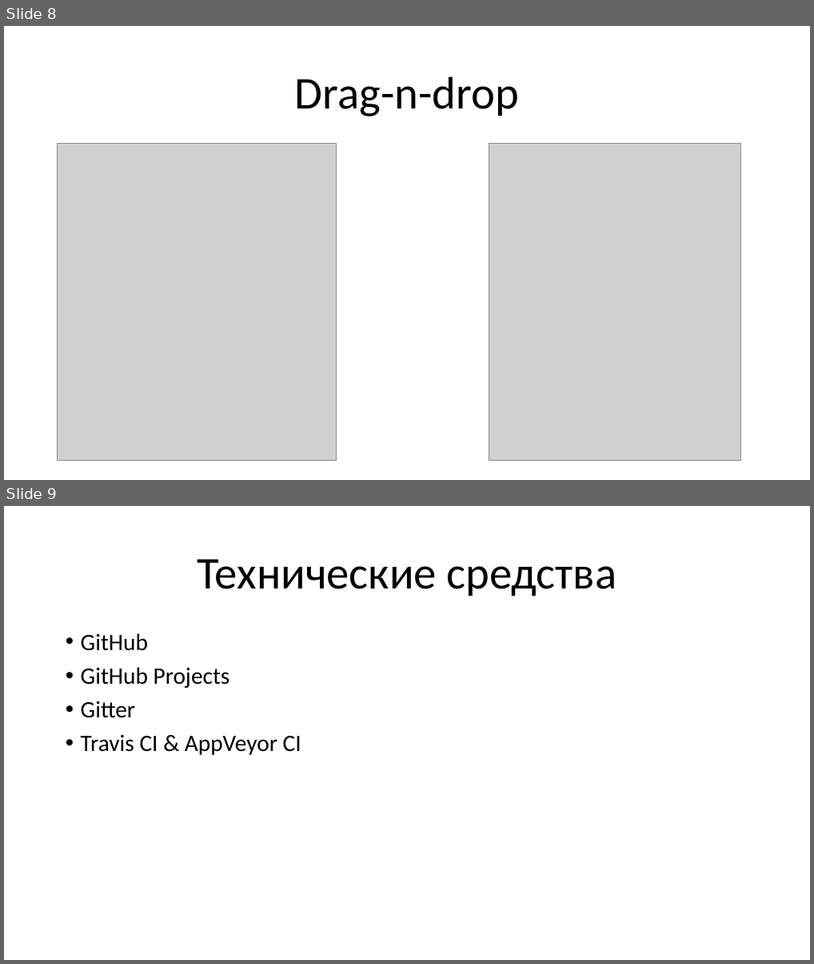
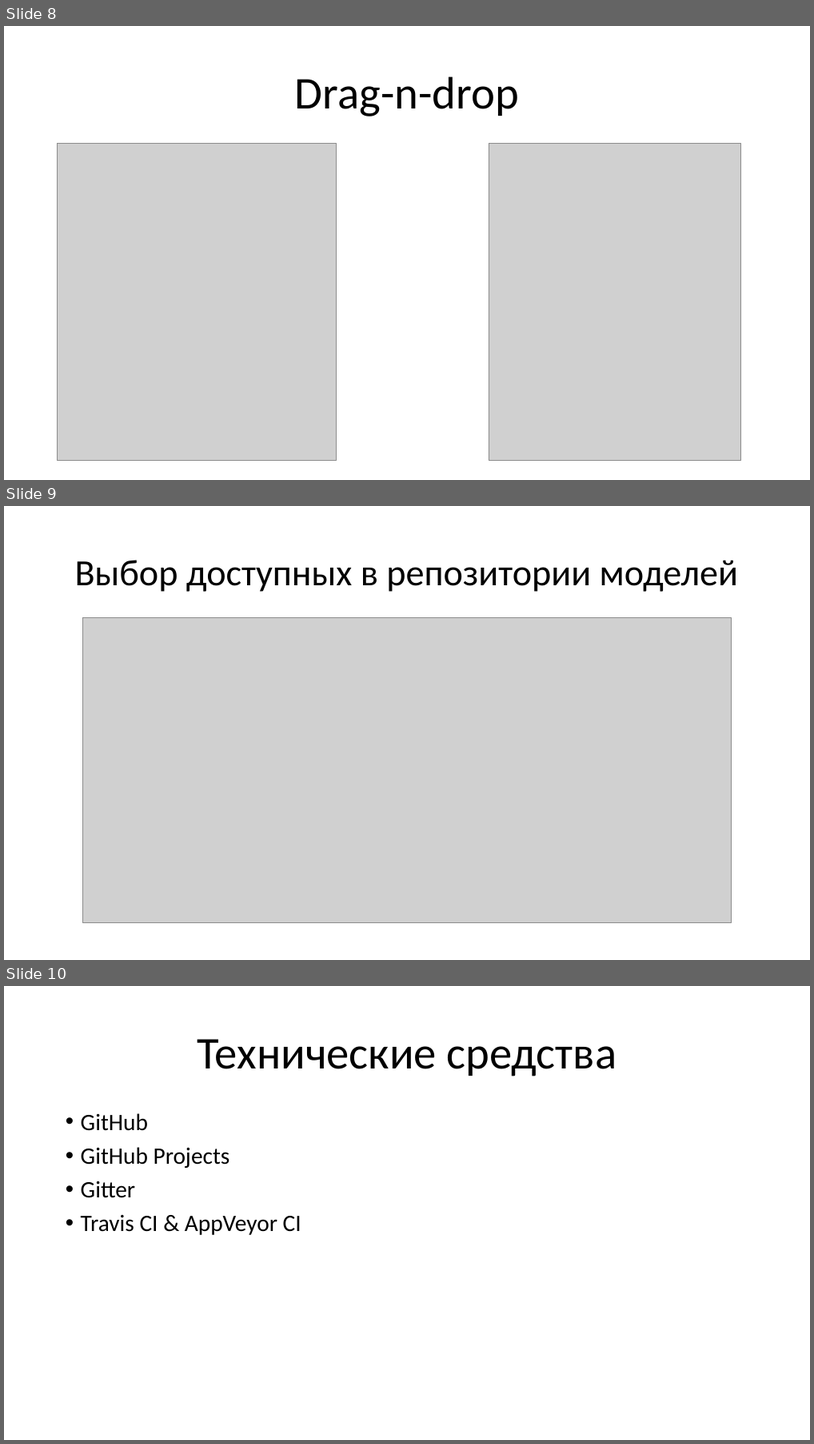
Before and after one commit to RexTremendaeMajestatis/Presentations, a slide deck: REAL.NET.pptx. Shown one above the other, each under a label of ours: slides 8 and 9 before the commit, slides 8, 9 and 10 after it. The pictures are 814x964 and 814x1444 pixels, drawn with LibreOffice and Linux fonts; fonts in the diff are those of the drawing; grey boxes stand for pictures. Boxes give left, top, right and bottom in pixels: in the first picture for what was removed or moved away, otherwise in the second. Text is boxed around its words. In the diff, an @@ line names an element or a change of style, - is before the commit and + after.

Commit message:
Added new slide which describes a task, connected with model's list

```diff
--- a/REAL.NET.pptx
+++ b/REAL.NET.pptx
@@ slide 9 added at [4,506,810,960], background #FFFFFF @@
@@ title added at [75,560,738,592], 44 pt, text #000000 @@
+Выбор доступных в репозитории моделей
@@ picture added at [83,618,732,922] @@
@@ what was slide 9 is now slide 10 @@
```
